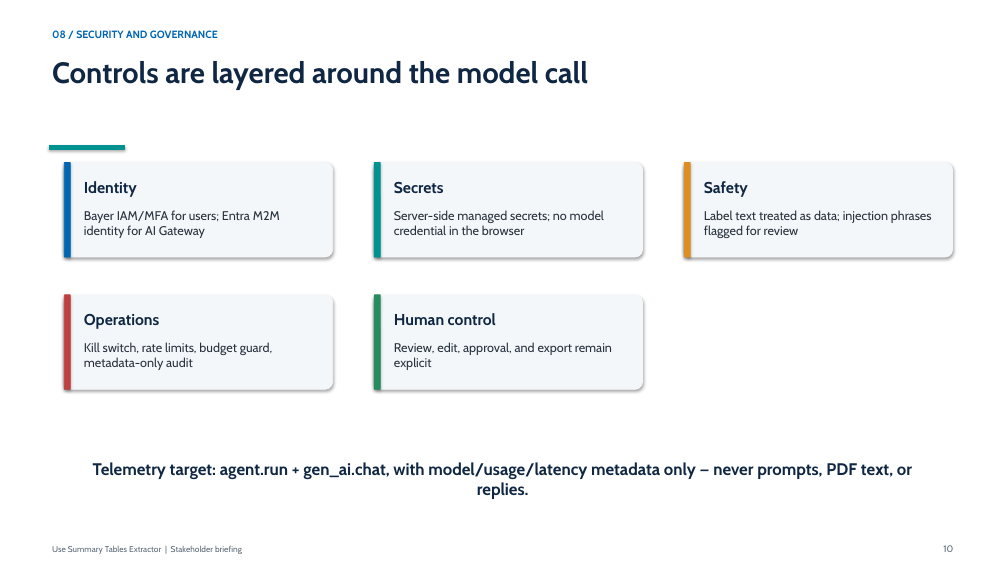
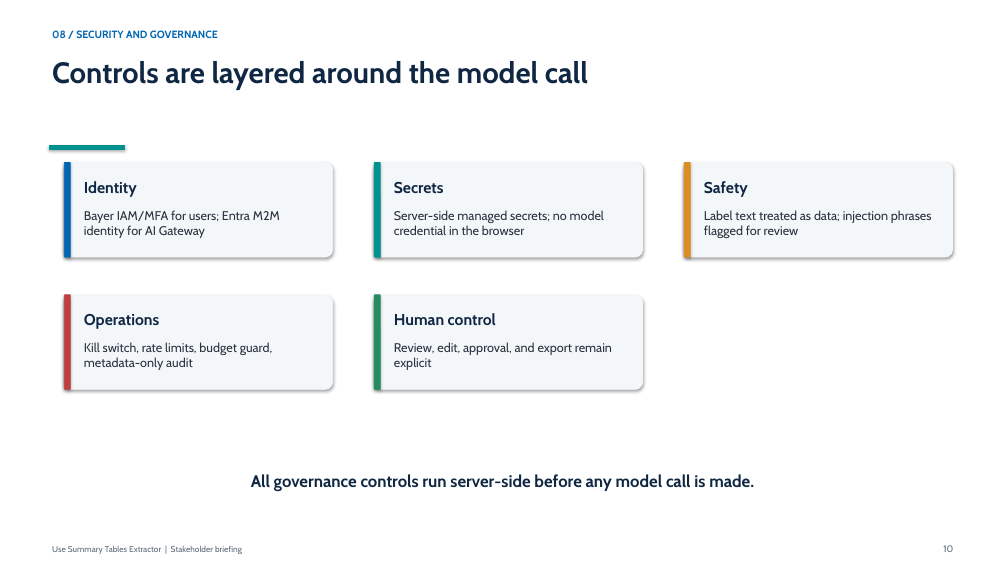
Before and after one commit to karanbayer/use-summary-table, a slide deck: slide 10 of docs/Use-Summary-Tables-Stakeholder-Briefing.pptx. Drawn at 1008x567 pixels with LibreOffice and Linux fonts; fonts in the diff are those of the drawing. Boxes give left, top, right and bottom in pixels: in the first picture for what was removed or moved away, otherwise in the second. Text is boxed around its words. In the diff, an @@ line names an element or a change of style, - is before the commit and + after.

```diff
--- a/docs/Use-Summary-Tables-Stakeholder-Briefing.pptx
+++ b/docs/Use-Summary-Tables-Stakeholder-Briefing.pptx
@@ text at <box>251,474,754,491</box>: text changed @@
-Telemetry target: agent.run + gen_ai.chat, with model/usage/latency metadata only — never prompts, PDF text, or replies.
+All governance controls run server-side before any model call is made.
```
Also in this commit, not shown: 5 other slides changed, 1 slide added, 14 other files.
